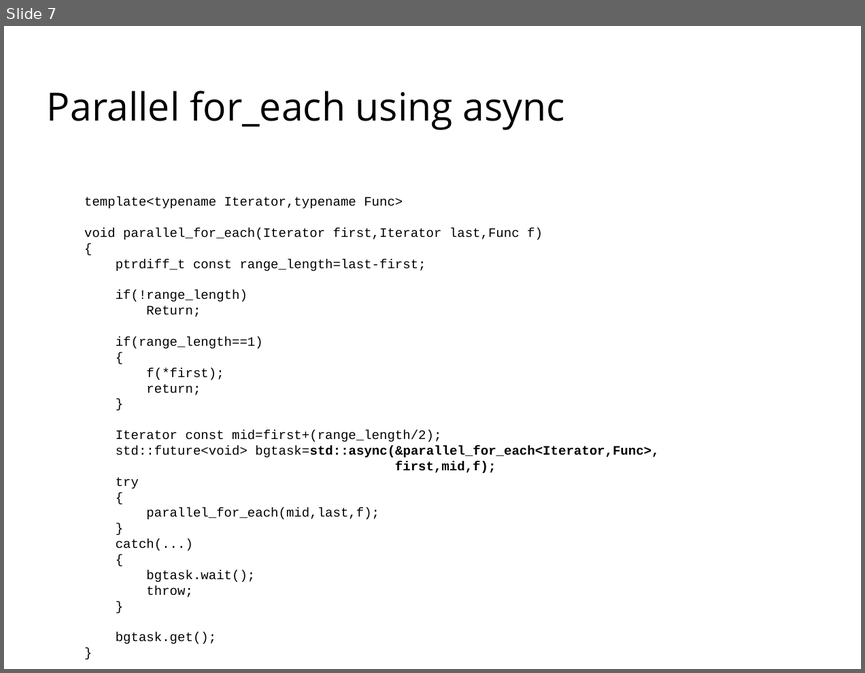
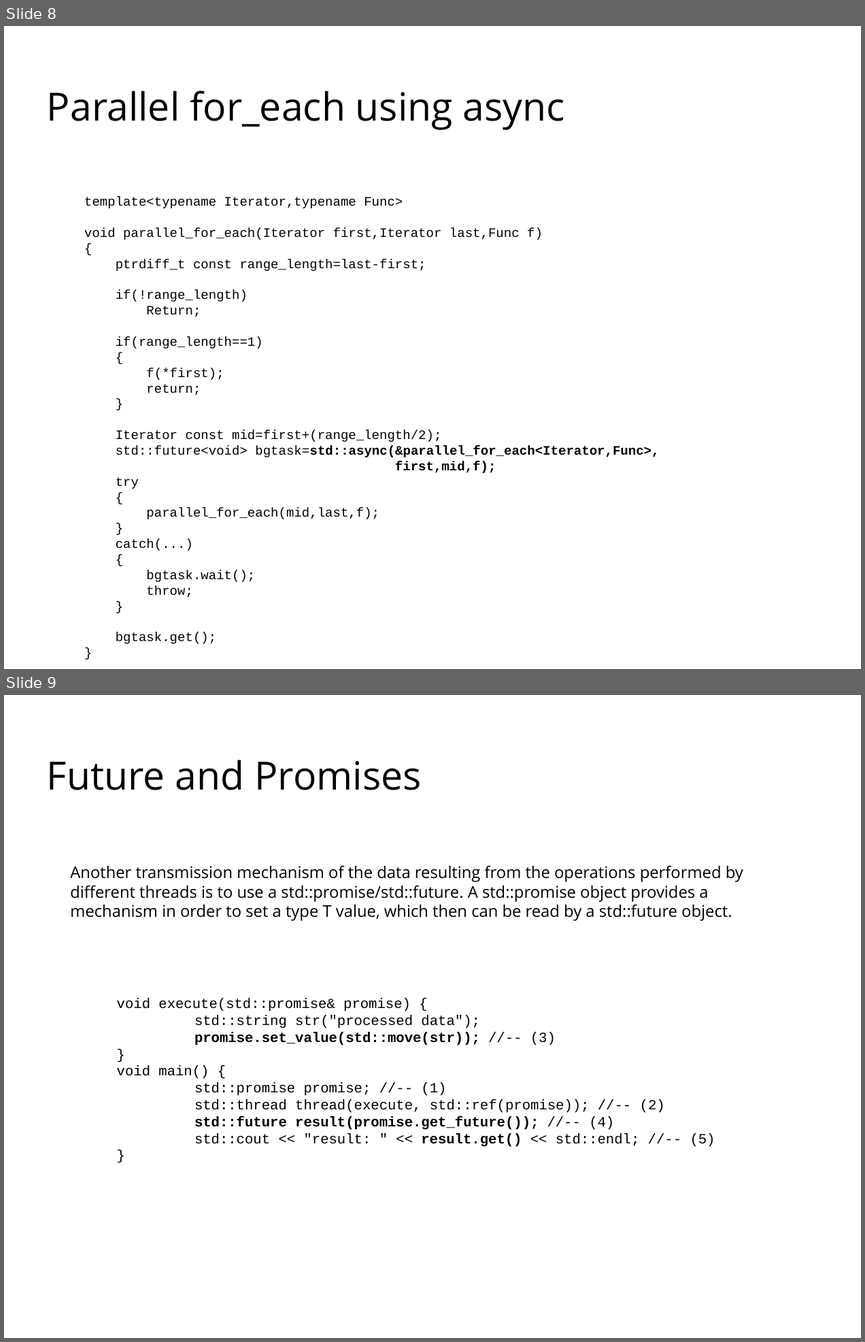
Before and after one commit to codengrow/scj, a slide deck: season1/episode3/c++11-concurrency.odp. Shown one above the other, each under a label of ours: slide 7 before the commit, slides 8 and 9 after it. The pictures are 865x673 and 865x1342 pixels, drawn with LibreOffice and Linux fonts; fonts in the diff are those of the drawing; background and template pictures are left out. Boxes give left, top, right and bottom in pixels: in the first picture for what was removed or moved away, otherwise in the second. Text is boxed around its words. In the diff, an @@ line names an element or a change of style, - is before the commit and + after.

```diff
--- a/season1/episode3/c++11-concurrency.odp
+++ b/season1/episode3/c++11-concurrency.odp
@@ slide 9 added at (4, 695, 861, 1338), background picture (left out) @@
@@ title added at (47, 760, 421, 790), 36 pt, text #000000 @@
+Future and Promises
@@ text added at (70, 865, 743, 921), 15 pt, text #000000 @@
+Another transmission mechanism of the data resulting from the operations performed by different threads is to use a std::promise/std::future. A std::promise object provides a mechanism in order to set a type T value, which then can be read by a std::future object.
@@ text added at (117, 998, 715, 1147), 13 pt, text #000000 @@
+void execute(std::promise& promise) {
+std::string str("processed data");
+promise.set_value(std::move(str)); //-- (3)
+}
+void main() {
+std::promise promise; //-- (1)
+std::thread thread(execute, std::ref(promise)); //-- (2)
+std::future result(promise.get_future()); //-- (4)
+std::cout << "result: " << result.get() << std::endl; //-- (5)
+}
@@ what was slide 7 is now slide 8 @@
```
Also in this commit, not shown: 2 slides changed, 3 other slides added, 3 slides removed, 1 other file.
